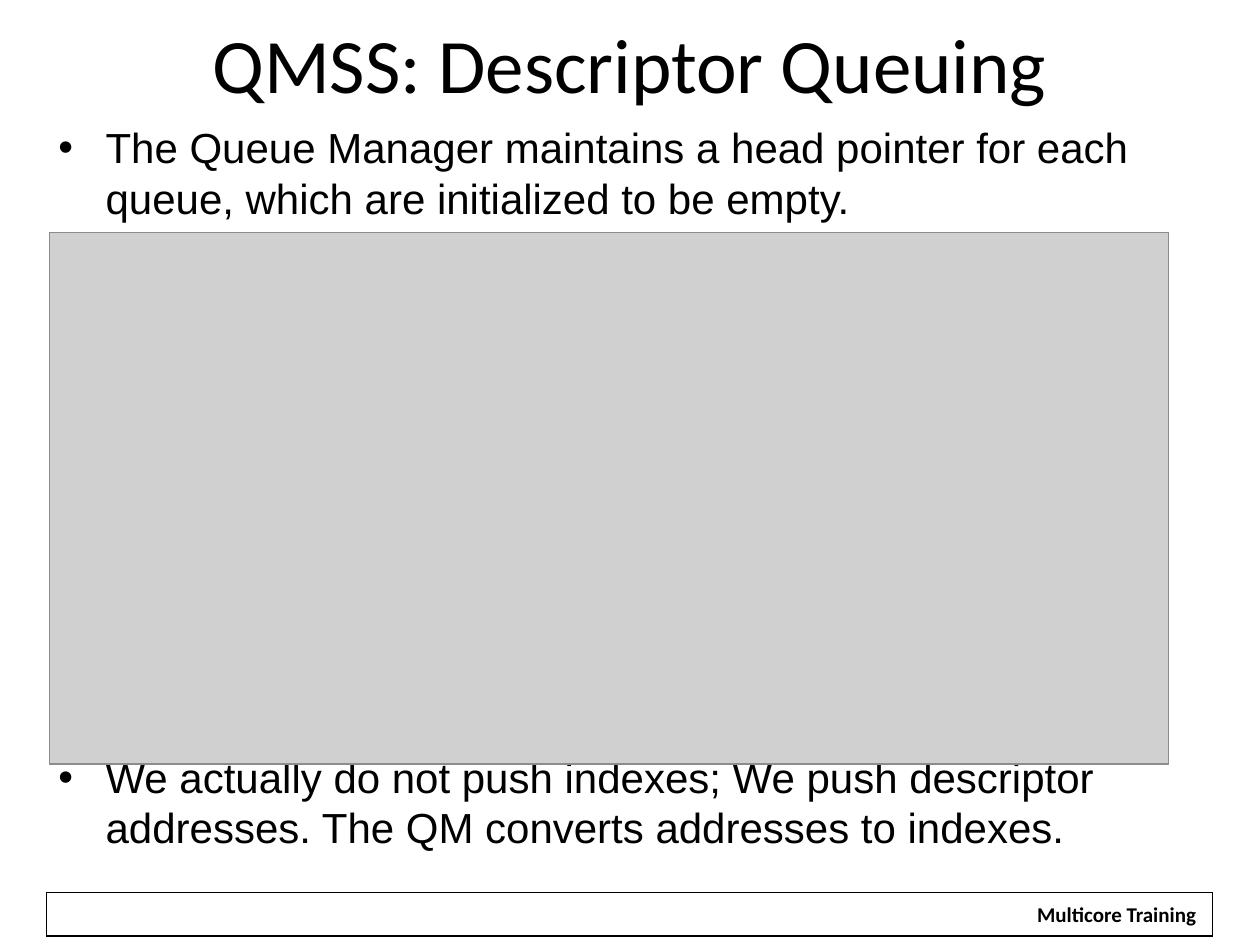
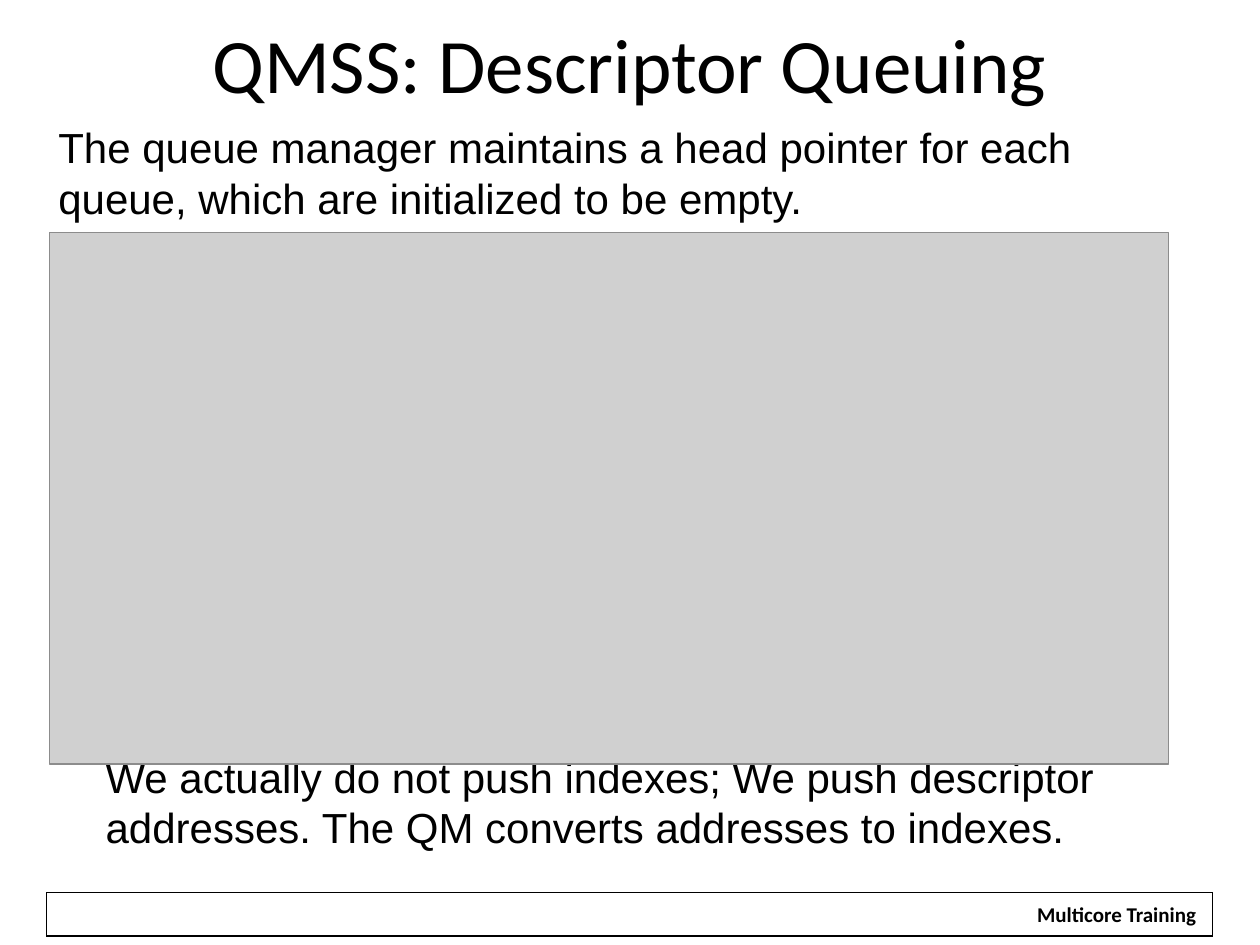
Before and after one commit to hari1989/keystone-workshop, a slide deck: slide 13 of slides/Intro to Multicore Navigator.pptx. Drawn at 1260x945 pixels with LibreOffice and Linux fonts; fonts in the diff are those of the drawing; grey boxes stand for pictures; background and template pictures are left out. Boxes give left, top, right and bottom in pixels: in the first picture for what was removed or moved away, otherwise in the second. Text is boxed around its words. In the diff, an @@ line names an element or a change of style, - is before the commit and + after.

```diff
--- a/slides/Intro to Multicore Navigator.pptx
+++ b/slides/Intro to Multicore Navigator.pptx
@@ text at bbox=[58, 132, 1071, 222]: text changed @@
-• The Queue Manager maintains a head pointer for each queue, which are initialized to be empty.
+The queue manager maintains a head pointer for each queue, which are initialized to be empty.
```
Also in this commit, not shown: 30 other slides changed, 1 slide added, 5 other files.
